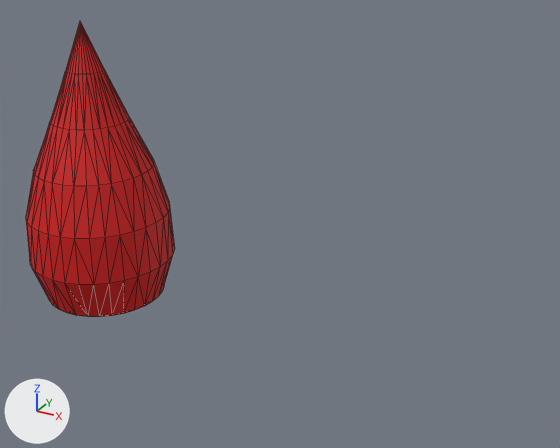
The OBJ model models/object1115.obj as it was, and as the next commit left it.
Before and after are seen from a 50 mm camera at (0.293, -0.541, 0.356) aimed at (-0.009, 0.009, 0.081). Every picture has the same lights, and +X, +Y and +Z are marked at lower left. Mesh edges are drawn as thin lines. Where no turn or scale is listed for an object, it has been applied to the vertices. Vertices at the same position are counted once.
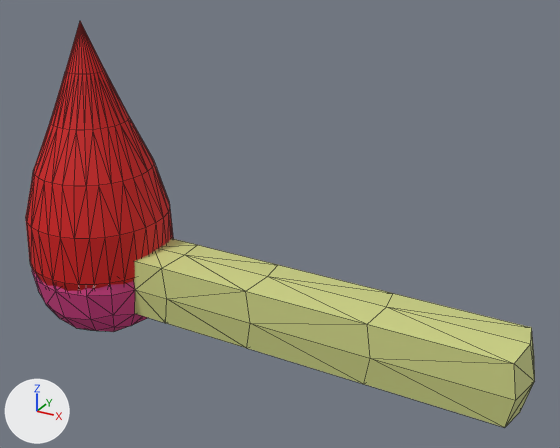
Location of each change, [x1, y1, x2, y2] in pixels of the pictures (560 x 448 px; the box of a moved part takes in the faces that stretch with it):
'object1115', reshaped (240% wider, 37% taller)
    before: [26, 22, 175, 317]
    after: [26, 22, 535, 427]
part 1 of me_object1115, added
    after: [32, 238, 535, 427]
part 2 of me_object1115, moved or reshaped
    before: [26, 72, 170, 317]
    after: [26, 72, 170, 291]

The edits, one by one:
Material 'Material.001' (mat_material_001) is new.
Its base color is (0.602, 0.64, 0.229) (yellow #ccd184).
Its roughness is 0.69.
Material 'Material.002' (mat_material_002) is new.
Its base color is (0.64, 0.0431, 0.228) (pink #d13b83).
Its roughness is 0.69.
me_object1115 is used by ob_object1115; location (0.0, 0.0, 0.0).
me_object1115 had 193 vertices, 382 faces and spanned x -0.283..-0.138, y -0.072..0.072, z -0.03..0.243.
me_object1115 now has 323 vertices, 638 faces and spans x -0.283..0.223, y -0.072..0.072, z -0.071..0.243.
me_object1115 part 1: a new loose piece of 130 vertices spanning x -0.28..0.223, y -0.071..0.071, z -0.071..0.071.
Part 2, on me_object1115:
142 faces are deleted.
142 new faces join them, mat_material (red #d11010).
me_object1115 now uses material mat_material_001 (yellow #ccd184).
me_object1115 now uses material mat_material_002 (pink #d13b83).
